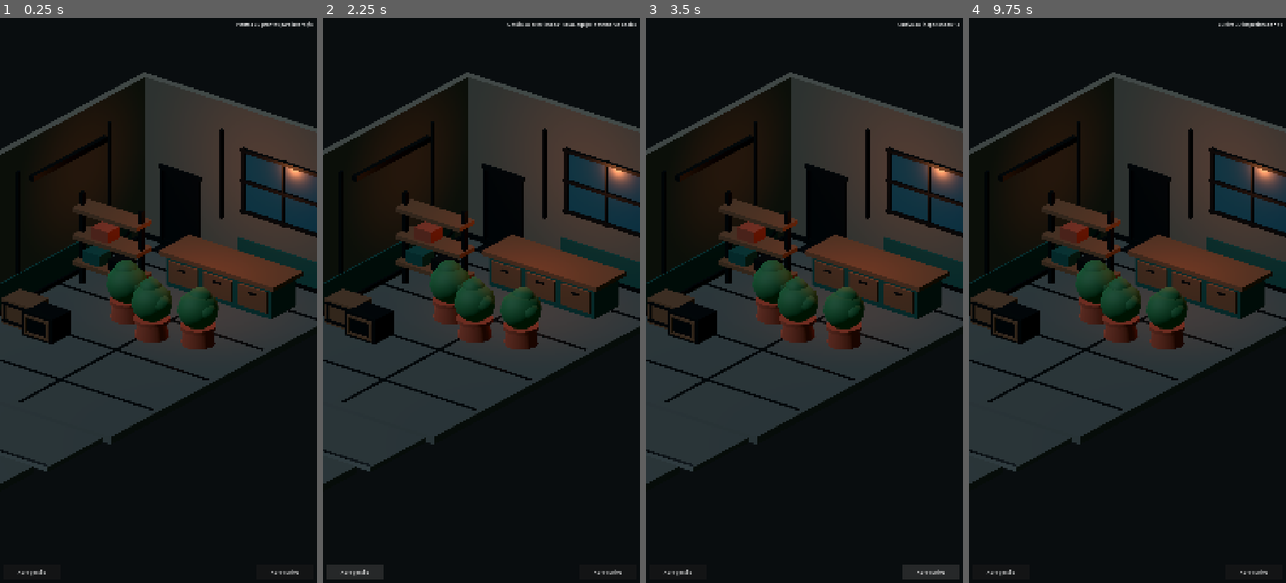
Above: before the commit, frames 1-4 (left to right).
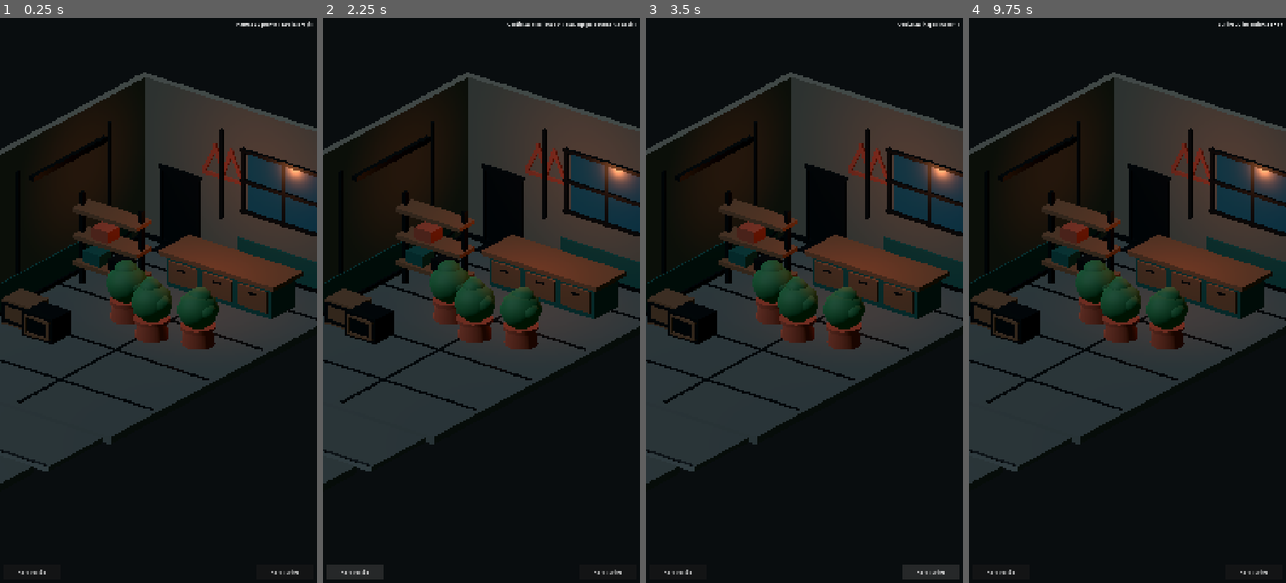
Above: after the commit, the same moments.

Repository: az1nn/growing-rio
Game: Godot game, scene res://tools/visual_lab/visual_lab_runner.tscn
Same seed, same stepped clock (60 frames per second), same inputs: the game is played once before the commit and once after it. This scene is started directly instead of the project's main scene.
Inputs (mouse positions are in pixels of both pictures, inside the frame that each line leads up to):
- Up to frame 1 (0.25 s): no input
- Up to frame 2 (2.25 s): click "Abrir gestão" at 0.5 s; click "Abrir cultivo" at 1.25 s; click "Abrir gestão" at 2 s
- Up to frame 3 (3.5 s): click "Abrir cultivo" at 2.75 s
- Up to frame 4 (9.75 s): click "Abrir gestão" at 3.5 s; click "Abrir cultivo" at 4.25 s; tap Enter at 5, 6.5, 8 s; move the mouse to (1111, 413) at 5.02 s; tap 1 at 5.1 s; click (1111, 413) at 5.17 s; tap Space at 5.75, 7.25, 8.75 s; move the mouse to (1222, 385) at 5.77 s; tap 2 at 5.85 s; click (1222, 385) at 5.92 s; move the mouse to (1032, 215) at 6.52 s; tap 3 at 6.6 s; click (1032, 215) at 6.67 s; move the mouse to (1143, 300) at 7.27 s; tap 4 at 7.35 s; click (1143, 300) at 7.42 s; move the mouse to (1079, 159) at 8.02 s; tap 5 at 8.1 s; click (1079, 159) at 8.17 s; move the mouse to (1197, 272) at 8.77 s; tap C at 8.85 s; click (1197, 272) at 8.92 s; move the mouse to (1064, 328) at 9.52 s; tap N at 9.6 s; click (1064, 328) at 9.67 s

The runs differ from the first frame. In frame 1, 1.0% of the frame differs, in the area x 0-100%, y 0-99%; in frame 2, 1.1%; in frame 3, 1.0%; in frame 4, 1.0%.

Commit message:
spike(012): add Godot scene-only pixel and crown treatment

Diff:
--- a/scenes/visual/operation_diorama.tscn
+++ b/scenes/visual/operation_diorama.tscn
@@ -95,6 +95,12 @@
 [sub_resource type="BoxMesh" id="Mesh_wall_band_side"]
 size = Vector3(0.06, 0.82, 6.8)
 
+[sub_resource type="BoxMesh" id="Mesh_graffiti_stroke"]
+size = Vector3(0.12, 0.9, 0.05)
+
+[sub_resource type="BoxMesh" id="Mesh_graffiti_base"]
+size = Vector3(1.35, 0.12, 0.05)
+
 [sub_resource type="BoxMesh" id="Mesh_door_threshold"]
 size = Vector3(1.35, 0.04, 0.42)
 
@@ -121,7 +127,9 @@
 grow_horizontal = 2
 grow_vertical = 2
 mouse_filter = 1
+texture_filter = 1
 stretch = true
+stretch_shrink = 2
 script = ExtResource("9_interaction")
 
 [node name="Viewport" type="SubViewport" parent="."]
@@ -548,6 +556,35 @@
 position = Vector3(1.35, 0.58, -3.66)
 material_override = ExtResource("2_tile")
 mesh = SubResource("Mesh_wall_band_back")
+
+[node name="V1GraffitiCrownBase" type="MeshInstance3D" parent="Viewport/World"]
+position = Vector3(-0.78, 2.58, -3.755)
+material_override = ExtResource("5_terracotta")
+mesh = SubResource("Mesh_graffiti_base")
+
+[node name="V1GraffitiCrownLeft" type="MeshInstance3D" parent="Viewport/World"]
+position = Vector3(-1.24, 3.02, -3.755)
+rotation = Vector3(0, 0, -0.48)
+material_override = ExtResource("5_terracotta")
+mesh = SubResource("Mesh_graffiti_stroke")
+
+[node name="V1GraffitiCrownMidLeft" type="MeshInstance3D" parent="Viewport/World"]
+position = Vector3(-0.92, 3.08, -3.755)
+rotation = Vector3(0, 0, 0.38)
+material_override = ExtResource("5_terracotta")
+mesh = SubResource("Mesh_graffiti_stroke")
+
+[node name="V1GraffitiCrownMidRight" type="MeshInstance3D" parent="Viewport/World"]
+position = Vector3(-0.64, 3.08, -3.755)
+rotation = Vector3(0, 0, -0.38)
+material_override = ExtResource("5_terracotta")
+mesh = SubResource("Mesh_graffiti_stroke")
+
+[node name="V1GraffitiCrownRight" type="MeshInstance3D" parent="Viewport/World"]
+position = Vector3(-0.32, 3.02, -3.755)
+rotation = Vector3(0, 0, 0.48)
+material_override = ExtResource("5_terracotta")
+mesh = SubResource("Mesh_graffiti_stroke")
 
 [node name="SideWallTileBand" type="MeshInstance3D" parent="Viewport/World"]
 position = Vector3(-3.46, 0.58, 0.3)
Not shown: 1 places in scenes/visual/operation_diorama.tscn that only renumber resources
